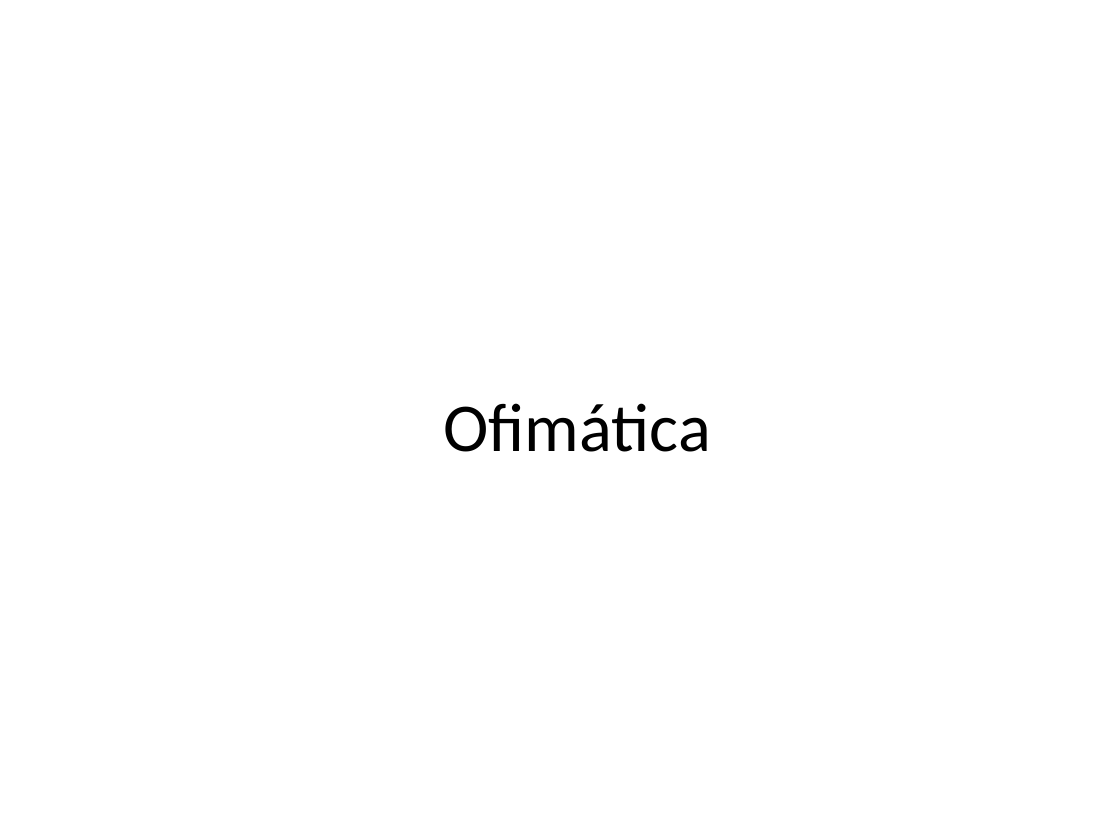
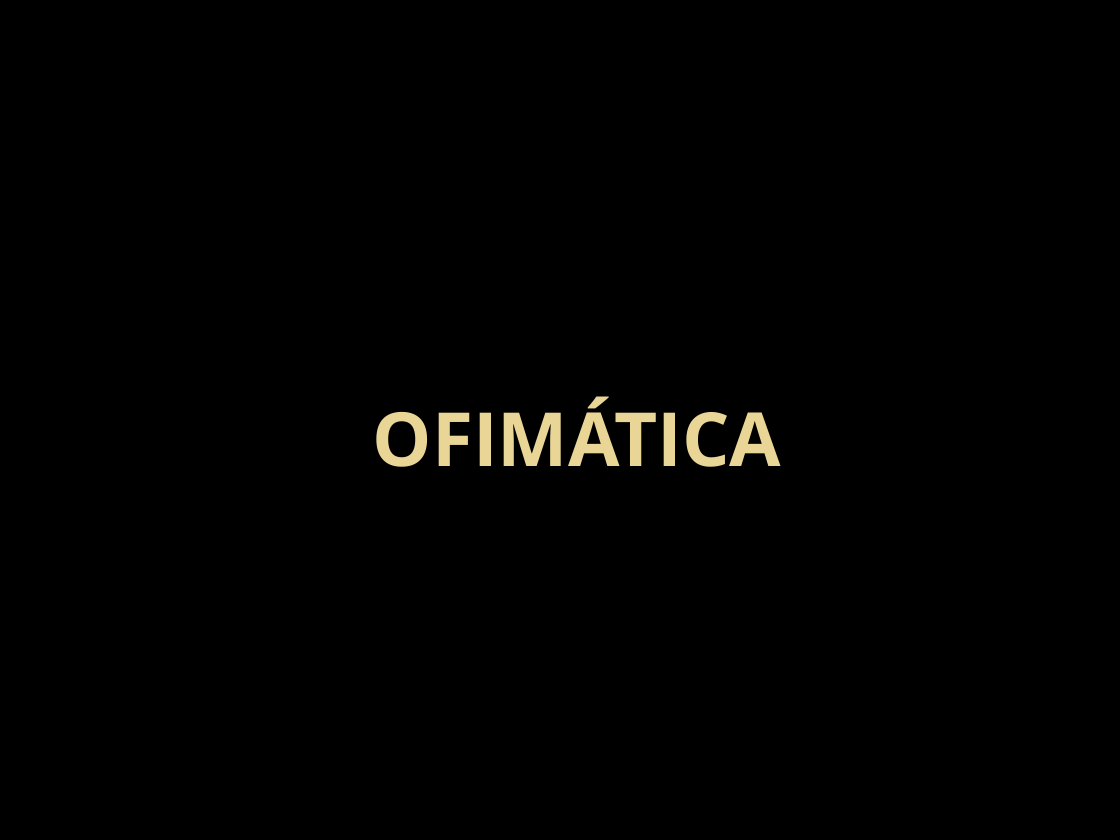
Before and after one commit to kleberloayzacastro/universidad, a slide deck: slide 1 of 2015-2016/clases/informatica_basica/clase_4/clase_4.pptx. Drawn at 1120x840 pixels with LibreOffice and Linux fonts; fonts in the diff are those of the drawing; background and template pictures are left out. Boxes give left, top, right and bottom in pixels: in the first picture for what was removed or moved away, otherwise in the second. Text is boxed around its words. In the diff, an @@ line names an element or a change of style, - is before the commit and + after.

```diff
--- a/2015-2016/clases/informatica_basica/clase_4/clase_4.pptx
+++ b/2015-2016/clases/informatica_basica/clase_4/clase_4.pptx
@@ background #FFFFFF to picture (left out) @@
@@ title "OFIMÁTICA" at box(373, 397, 781, 467): vertical alignment middle to bottom @@
@@ title at box(373, 397, 781, 467): text changed; size 44 to 48 pt; font Calibri to Open Sans; text colour #000000 to gradient #EAD696 to #E7D081; bold on @@
-Ofimática
+OFIMÁTICA
```
Also in this commit, not shown: 1 other slide changed, 15 slides added, 36 other files.
